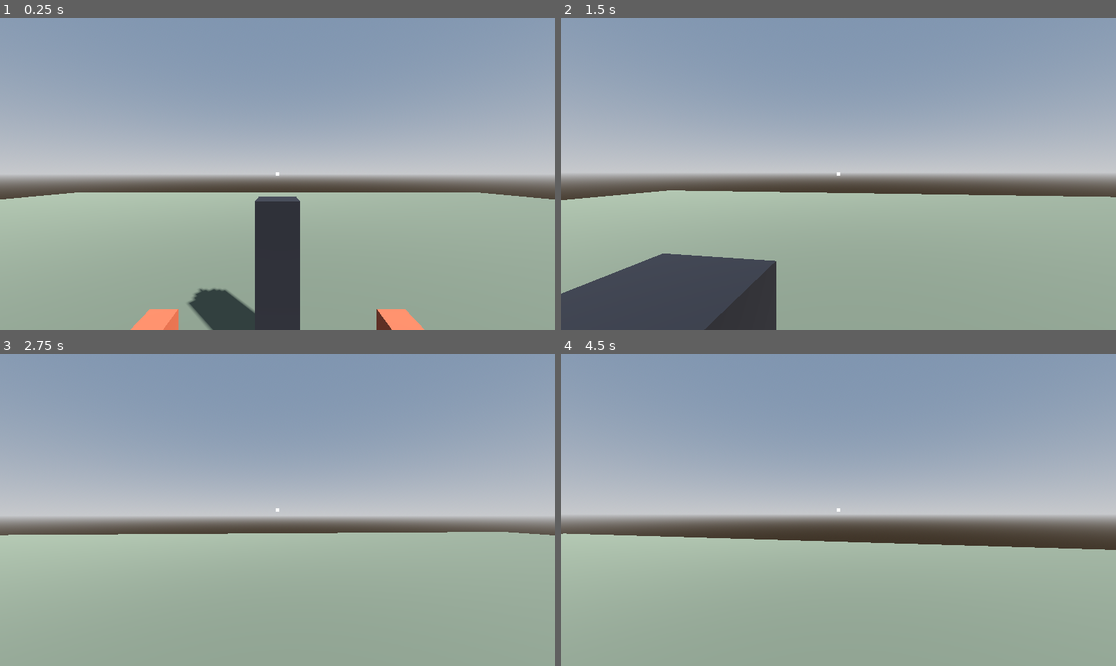
Above: before the commit, frames 1-4 (two rows, left to right).
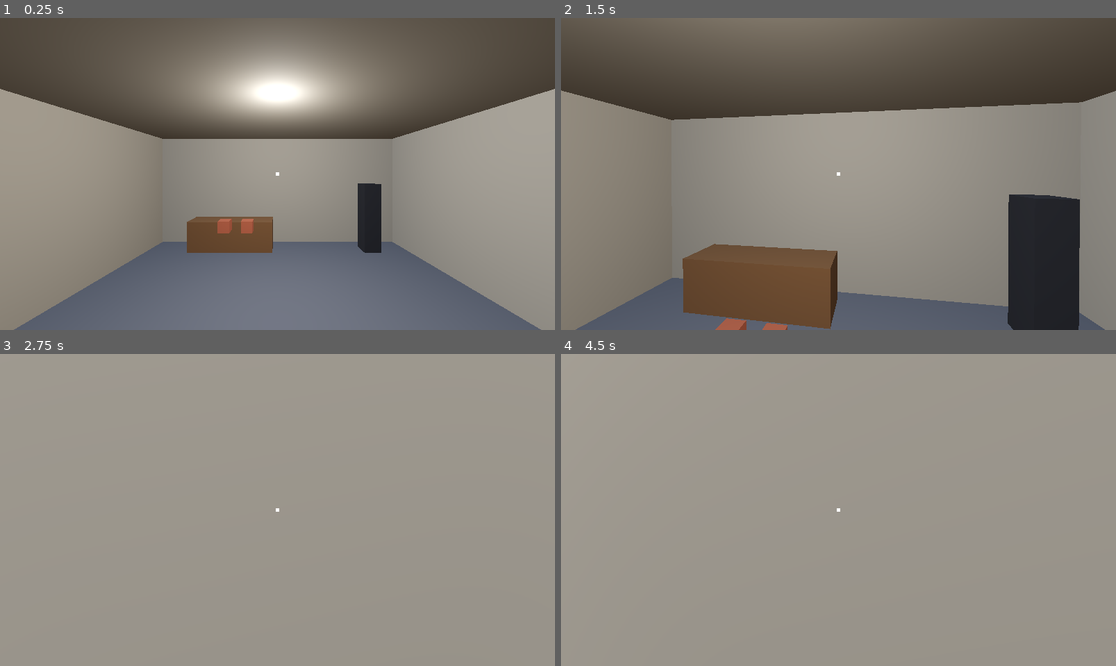
Above: after the commit, the same moments.

Repository: patrisck/mistline
Game: Godot game, scene res://scenes/Main.tscn
Two runs of this game, one before a commit and one after it. Both use one fixed random seed, a clock stepped at 60 frames per second and the inputs below.
Inputs (mouse positions are in pixels of both pictures, inside the frame that each line leads up to):
- Up to frame 1 (0.25 s): no input
- Up to frame 2 (1.5 s): move the mouse to (866, 174) at 0.52 s; hold W (move_forward) from 0.53 s (still down); click (866, 174) at 0.6 s; tap Space (jump) at 0.77 s; move the mouse to (810, 174) at 1.27 s; tap Shift (sprint) at 1.35 s
- Up to frame 3 (2.75 s): keep holding W (move_forward); tap Space (jump) at 1.52 s; move the mouse to (288, 503) at 2.02 s; click (288, 503) at 2.1 s
- Up to frame 4 (4.5 s): keep holding W (move_forward); move the mouse to (832, 516) at 2.77 s; tap Shift (sprint) at 2.85, 4.35 s; tap Space (jump) at 3.02, 3.77 s; move the mouse to (877, 513) at 3.52 s; click (877, 513) at 3.6 s; move the mouse to (794, 506) at 4.27 s

The runs differ from the first frame. In frame 1, 98% of the frame differs, in the area x 0-100%, y 0-100%; in frame 2, 97%; in frame 3, 78%; in frame 4, 79%.

Commit message:
feat: blockout garage scene (walls, opening, ceiling light, workbench)

Diff:
--- /dev/null
+++ b/scenes/Garage.tscn
@@ -0,0 +1,122 @@
+[gd_scene load_steps=15 format=3]
+
+[sub_resource type="StandardMaterial3D" id="mat_wall"]
+albedo_color = Color(0.55, 0.52, 0.47, 1)
+
+[sub_resource type="StandardMaterial3D" id="mat_bench"]
+albedo_color = Color(0.4, 0.27, 0.15, 1)
+
+[sub_resource type="BoxMesh" id="mesh_ceiling"]
+size = Vector3(8.4, 0.2, 8.4)
+
+[sub_resource type="BoxShape3D" id="shape_ceiling"]
+size = Vector3(8.4, 0.2, 8.4)
+
+[sub_resource type="BoxMesh" id="mesh_back"]
+size = Vector3(8, 3.5, 0.2)
+
+[sub_resource type="BoxShape3D" id="shape_back"]
+size = Vector3(8, 3.5, 0.2)
+
+[sub_resource type="BoxMesh" id="mesh_side"]
+size = Vector3(0.2, 3.5, 8)
+
+[sub_resource type="BoxShape3D" id="shape_side"]
+size = Vector3(0.2, 3.5, 8)
+
+[sub_resource type="BoxMesh" id="mesh_front"]
+size = Vector3(2, 3.5, 0.2)
+
+[sub_resource type="BoxShape3D" id="shape_front"]
+size = Vector3(2, 3.5, 0.2)
+
+[sub_resource type="BoxMesh" id="mesh_header"]
+size = Vector3(4, 0.5, 0.2)
+
+[sub_resource type="BoxShape3D" id="shape_header"]
+size = Vector3(4, 0.5, 0.2)
+
+[sub_resource type="BoxMesh" id="mesh_bench"]
+size = Vector3(2.5, 0.9, 0.7)
+
+[sub_resource type="BoxShape3D" id="shape_bench"]
+size = Vector3(2.5, 0.9, 0.7)
+
+[node name="Garage" type="StaticBody3D"]
+
+[node name="CeilingMesh" type="MeshInstance3D" parent="."]
+transform = Transform3D(1, 0, 0, 0, 1, 0, 0, 0, 1, 0, 3.6, 0)
+mesh = SubResource("mesh_ceiling")
+material_override = SubResource("mat_wall")
+
+[node name="CeilingCol" type="CollisionShape3D" parent="."]
+transform = Transform3D(1, 0, 0, 0, 1, 0, 0, 0, 1, 0, 3.6, 0)
+shape = SubResource("shape_ceiling")
+
+[node name="BackMesh" type="MeshInstance3D" parent="."]
+transform = Transform3D(1, 0, 0, 0, 1, 0, 0, 0, 1, 0, 1.75, -4)
+mesh = SubResource("mesh_back")
+material_override = SubResource("mat_wall")
+
+[node name="BackCol" type="CollisionShape3D" parent="."]
+transform = Transform3D(1, 0, 0, 0, 1, 0, 0, 0, 1, 0, 1.75, -4)
+shape = SubResource("shape_back")
+
+[node name="LeftMesh" type="MeshInstance3D" parent="."]
+transform = Transform3D(1, 0, 0, 0, 1, 0, 0, 0, 1, -4, 1.75, 0)
+mesh = SubResource("mesh_side")
+material_override = SubResource("mat_wall")
+
+[node name="LeftCol" type="CollisionShape3D" parent="."]
+transform = Transform3D(1, 0, 0, 0, 1, 0, 0, 0, 1, -4, 1.75, 0)
+shape = SubResource("shape_side")
+
+[node name="RightMesh" type="MeshInstance3D" parent="."]
+transform = Transform3D(1, 0, 0, 0, 1, 0, 0, 0, 1, 4, 1.75, 0)
+mesh = SubResource("mesh_side")
+material_override = SubResource("mat_wall")
+
+[node name="RightCol" type="CollisionShape3D" parent="."]
+transform = Transform3D(1, 0, 0, 0, 1, 0, 0, 0, 1, 4, 1.75, 0)
+shape = SubResource("shape_side")
+
+[node name="FrontLeftMesh" type="MeshInstance3D" parent="."]
+transform = Transform3D(1, 0, 0, 0, 1, 0, 0, 0, 1, -3, 1.75, 4)
+mesh = SubResource("mesh_front")
+material_override = SubResource("mat_wall")
+
+[node name="FrontLeftCol" type="CollisionShape3D" parent="."]
+transform = Transform3D(1, 0, 0, 0, 1, 0, 0, 0, 1, -3, 1.75, 4)
+shape = SubResource("shape_front")
+
+[node name="FrontRightMesh" type="MeshInstance3D" parent="."]
+transform = Transform3D(1, 0, 0, 0, 1, 0, 0, 0, 1, 3, 1.75, 4)
+mesh = SubResource("mesh_front")
+material_override = SubResource("mat_wall")
+
+[node name="FrontRightCol" type="CollisionShape3D" parent="."]
+transform = Transform3D(1, 0, 0, 0, 1, 0, 0, 0, 1, 3, 1.75, 4)
+shape = SubResource("shape_front")
+
+[node name="HeaderMesh" type="MeshInstance3D" parent="."]
+transform = Transform3D(1, 0, 0, 0, 1, 0, 0, 0, 1, 0, 3.25, 4)
+mesh = SubResource("mesh_header")
+material_override = SubResource("mat_wall")
+
+[node name="HeaderCol" type="CollisionShape3D" parent="."]
+transform = Transform3D(1, 0, 0, 0, 1, 0, 0, 0, 1, 0, 3.25, 4)
+shape = SubResource("shape_header")
+
+[node name="BenchMesh" type="MeshInstance3D" parent="."]
+transform = Transform3D(1, 0, 0, 0, 1, 0, 0, 0, 1, -1.4, 0.45, -3.3)
+mesh = SubResource("mesh_bench")
+material_override = SubResource("mat_bench")
+
+[node name="BenchCol" type="CollisionShape3D" parent="."]
+transform = Transform3D(1, 0, 0, 0, 1, 0, 0, 0, 1, -1.4, 0.45, -3.3)
+shape = SubResource("shape_bench")
+
+[node name="CeilingLight" type="OmniLight3D" parent="."]
+transform = Transform3D(1, 0, 0, 0, 1, 0, 0, 0, 1, 0, 3.3, 0)
+omni_range = 14.0
+light_energy = 2.5
--- a/scenes/Main.tscn
+++ b/scenes/Main.tscn
@@ -1,8 +1,9 @@
-[gd_scene load_steps=10 format=3 uid="uid://dmistlinemain0"]
+[gd_scene load_steps=11 format=3 uid="uid://dmistlinemain0"]
 
 [ext_resource type="PackedScene" path="res://scenes/Player.tscn" id="1_player"]
 [ext_resource type="PackedScene" path="res://scenes/InteractableLamp.tscn" id="2_lamp"]
 [ext_resource type="PackedScene" path="res://scenes/PickableBox.tscn" id="3_pickable"]
+[ext_resource type="PackedScene" path="res://scenes/Garage.tscn" id="4_garage"]
 
 [sub_resource type="ProceduralSkyMaterial" id="ProceduralSkyMaterial_main"]
 
@@ -18,7 +19,7 @@
 size = Vector2(50, 50)
 
 [sub_resource type="StandardMaterial3D" id="StandardMaterial3D_ground"]
-albedo_color = Color(0.32, 0.34, 0.28, 1)
+albedo_color = Color(0.33, 0.33, 0.35, 1)
 
 [sub_resource type="WorldBoundaryShape3D" id="WorldBoundaryShape3D_ground"]
 
@@ -40,14 +41,16 @@
 [node name="CollisionShape3D" type="CollisionShape3D" parent="Ground"]
 shape = SubResource("WorldBoundaryShape3D_ground")
 
+[node name="Garage" parent="." instance=ExtResource("4_garage")]
+
 [node name="Player" parent="." instance=ExtResource("1_player")]
-transform = Transform3D(1, 0, 0, 0, 1, 0, 0, 0, 1, 0, 1, 0)
+transform = Transform3D(1, 0, 0, 0, 1, 0, 0, 0, 1, 0, 1, 3)
 
 [node name="Lamp" parent="." instance=ExtResource("2_lamp")]
-transform = Transform3D(1, 0, 0, 0, 1, 0, 0, 0, 1, 0, 0, -2.5)
+transform = Transform3D(1, 0, 0, 0, 1, 0, 0, 0, 1, 2.8, 0, -3.2)
 
 [node name="PickableBox" parent="." instance=ExtResource("3_pickable")]
-transform = Transform3D(1, 0, 0, 0, 1, 0, 0, 0, 1, 1.2, 1, -2)
+transform = Transform3D(1, 0, 0, 0, 1, 0, 0, 0, 1, -1.4, 1.2, -2.4)
 
 [node name="PickableBox2" parent="." instance=ExtResource("3_pickable")]
-transform = Transform3D(1, 0, 0, 0, 1, 0, 0, 0, 1, -1.2, 1, -2)
+transform = Transform3D(1, 0, 0, 0, 1, 0, 0, 0, 1, -0.8, 1.2, -2.4)
